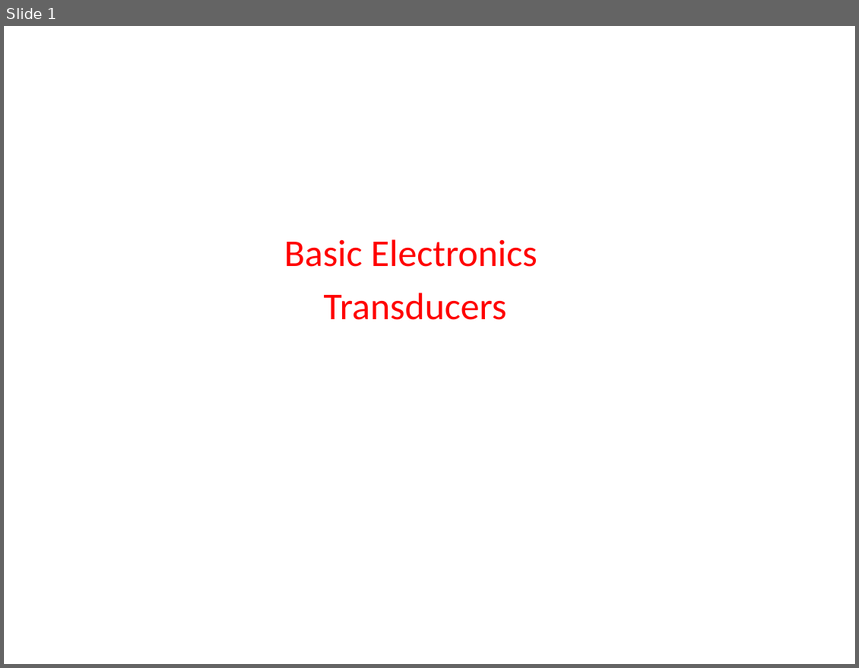
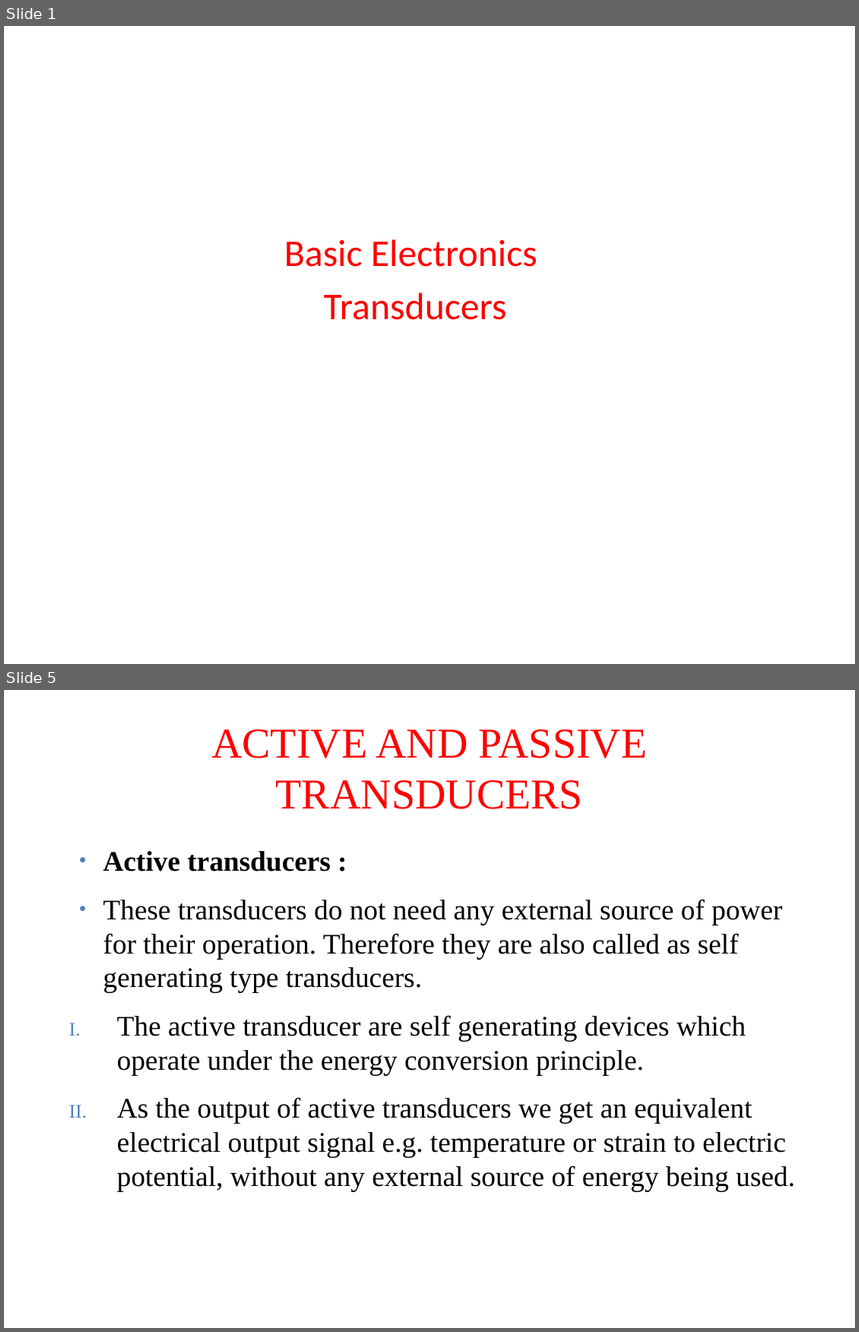
Before and after one commit to madhavirepe/Transducers, a slide deck: Transducers.pptx. Shown one above the other, each under a label of ours: slide 1 before the commit, slides 1 and 5 after it; the slides between them are not shown. The pictures are 859x668 and 859x1332 pixels, drawn with LibreOffice and Linux fonts; fonts in the diff are those of the drawing. Boxes give left, top, right and bottom in pixels: in the first picture for what was removed or moved away, otherwise in the second. Text is boxed around its words. In the diff, an @@ line names an element or a change of style, - is before the commit and + after.

```diff
--- a/Transducers.pptx
+++ b/Transducers.pptx
@@ slide 5 added at bbox=[4, 690, 855, 1328], background #FFFFFF @@
@@ title added at bbox=[211, 730, 647, 809], 36 pt, text #FF0000 @@
+ACTIVE AND PASSIVE TRANSDUCERS
@@ text added at bbox=[103, 851, 795, 1192], 24 pt, text #000000 @@
+• Active transducers :
+• These transducers do not need any external source of power for their operation. Therefore they are also called as self generating type transducers.
+I. The active transducer are self generating devices which operate under the energy conversion principle.
+II. As the output of active transducers we get an equivalent electrical output signal e.g. temperature or strain to electric potential, without any external source of energy being used.
```
Also in this commit, not shown: 21 other slides added.
